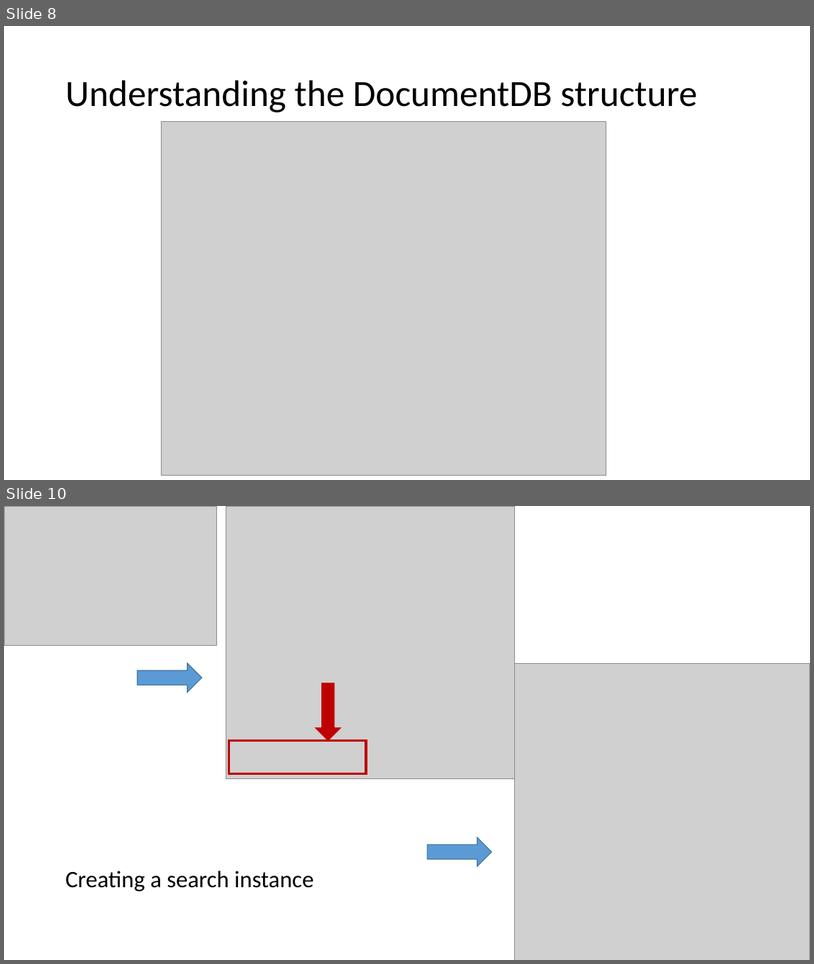
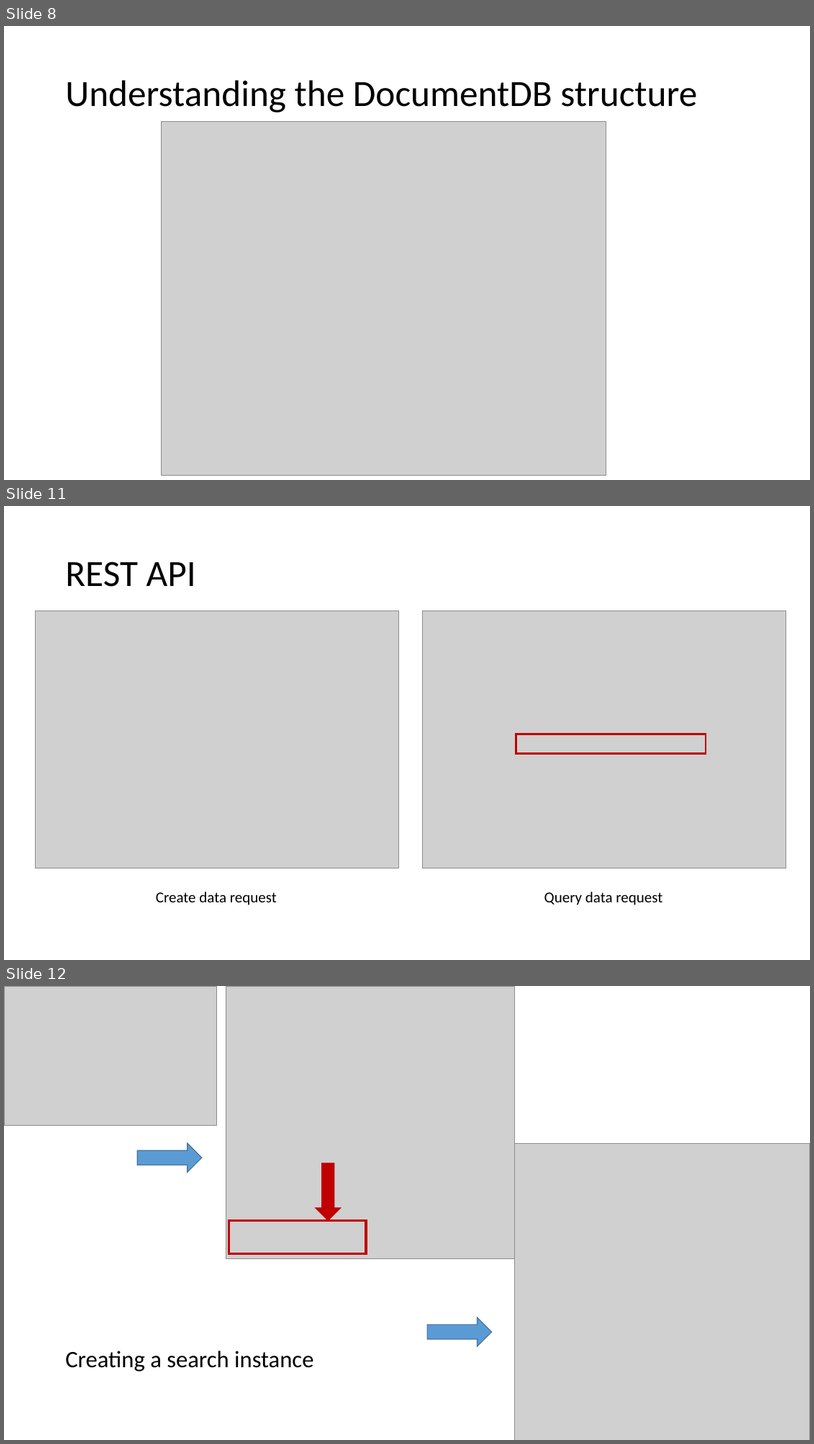
Before and after one commit to asiemer/AzureAustin-20140917, a slide deck: docs/20140917-AzureSearch-DocumentDB.pptx. Shown one above the other, each under a label of ours: slides 8 and 10 before the commit, slides 8, 11 and 12 after it; the slides between them are not shown. The pictures are 814x964 and 814x1444 pixels, drawn with LibreOffice and Linux fonts; fonts in the diff are those of the drawing; grey boxes stand for pictures. Boxes give left, top, right and bottom in pixels: in the first picture for what was removed or moved away, otherwise in the second. Text is boxed around its words. In the diff, an @@ line names an element or a change of style, - is before the commit and + after.

Commit message:
documentdb demo working with query and filter query

```diff
--- a/docs/20140917-AzureSearch-DocumentDB.pptx
+++ b/docs/20140917-AzureSearch-DocumentDB.pptx
@@ slide 11 added at (4, 506, 810, 960), background #FFFFFF @@
@@ title added at (65, 561, 196, 587), 44 pt, text #000000 @@
+REST API
@@ picture added at (36, 610, 399, 868) @@
@@ picture added at (423, 610, 787, 868) @@
@@ rectangle added at (517, 734, 706, 754), outline #C00000 2.25 pt @@
@@ text added at (156, 891, 277, 905), 18 pt, text #000000 @@
+Create data request
@@ text added at (545, 891, 663, 905), 18 pt, text #000000 @@
+Query data request
@@ what was slide 10 is now slide 12 @@
```
Also in this commit, not shown: 1 slide changed, 1 other slide added, 6 other files.
